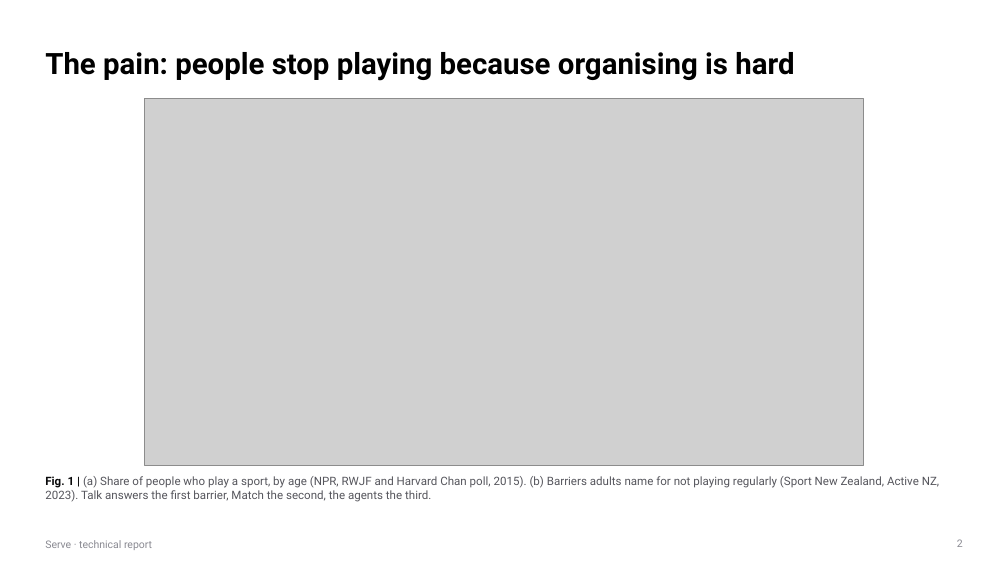
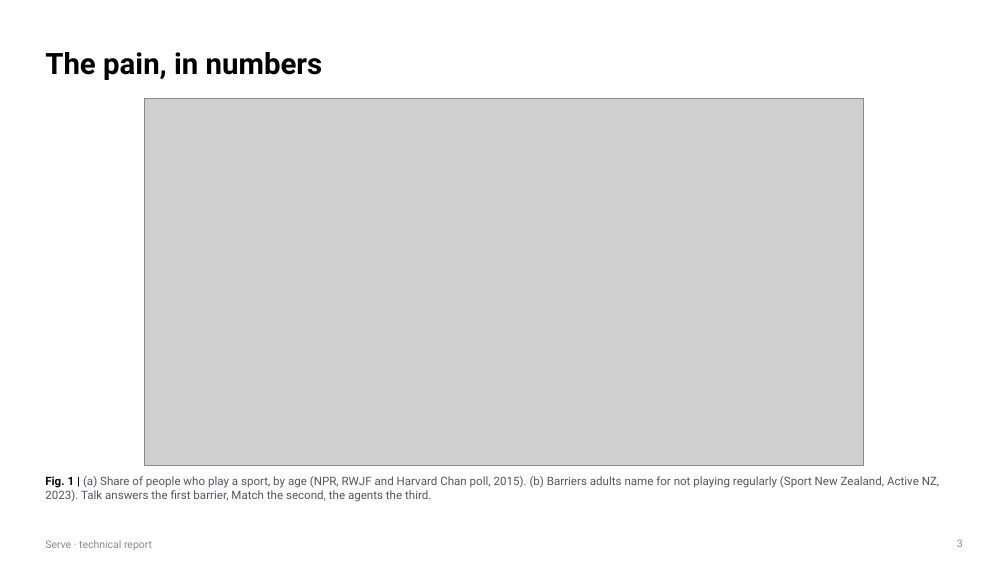
Before and after one commit to gino6178/serve-meta-hackathon, a slide deck: slide 3 of submission/pdf/serve_technical_report.pptx (slide 2 before the commit). Drawn at 1008x567 pixels with LibreOffice and Linux fonts; fonts in the diff are those of the drawing; grey boxes stand for pictures. Boxes give left, top, right and bottom in pixels: in the first picture for what was removed or moved away, otherwise in the second. Text is boxed around its words. In the diff, an @@ line names an element or a change of style, - is before the commit and + after.

```diff
--- a/submission/pdf/serve_technical_report.pptx
+++ b/submission/pdf/serve_technical_report.pptx
@@ title at [45, 52, 323, 80]: text changed @@
-The pain: people stop playing because organising is hard
+The pain, in numbers
```
Also in this commit, not shown: 1 slide added, 6 other files.
